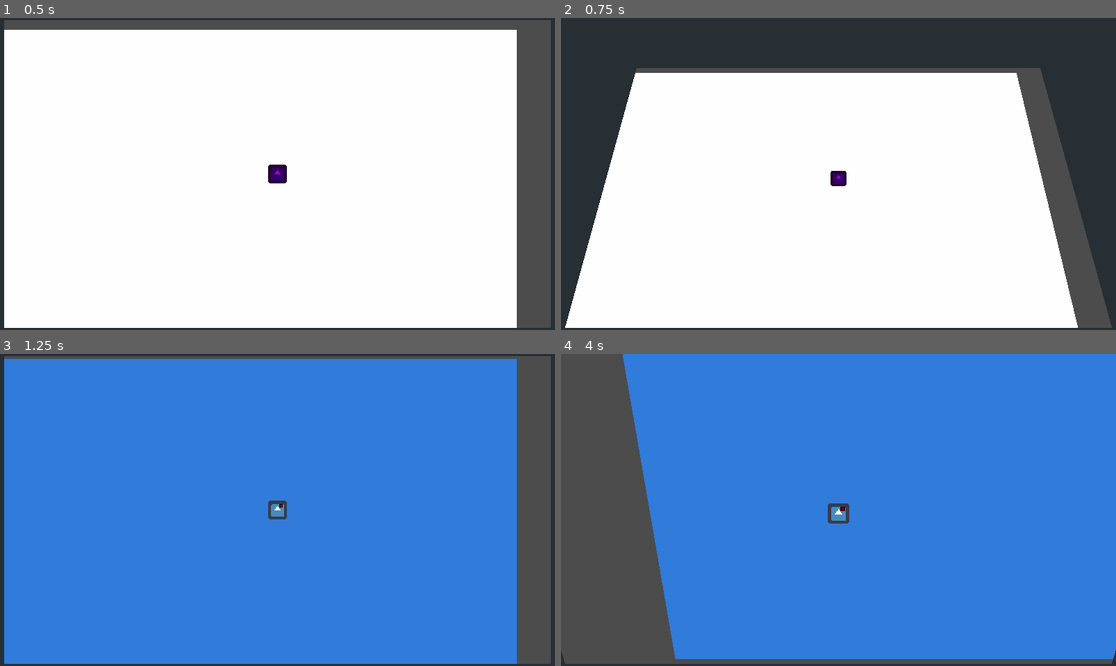
Above: before the commit, frames 1-4 (two rows, left to right).
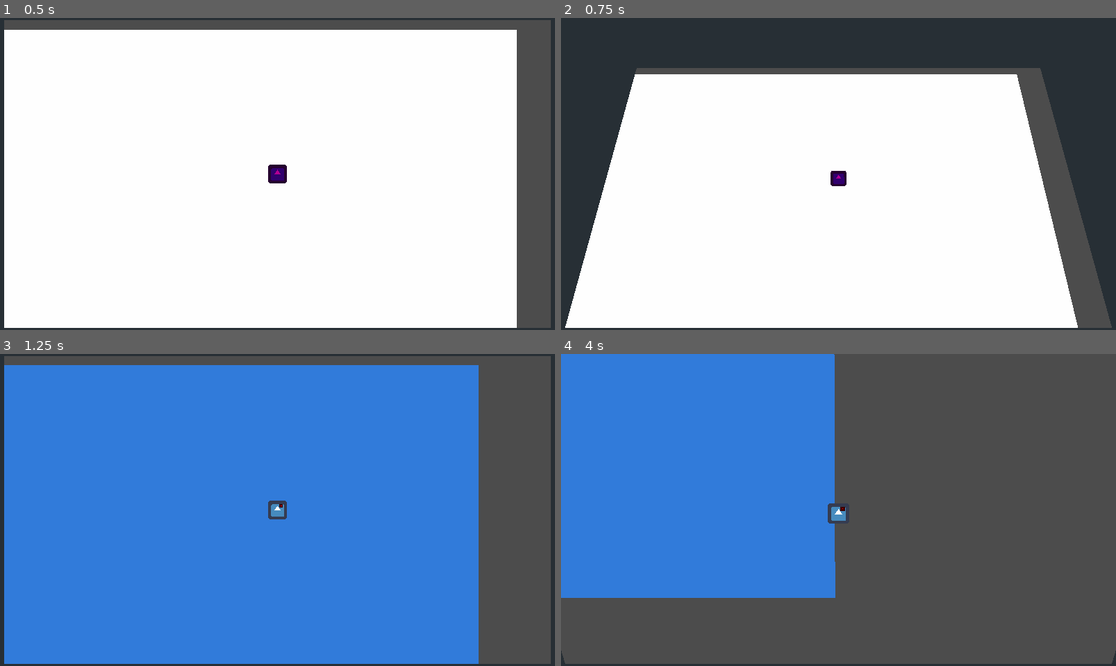
Above: after the commit, the same moments.

Repository: asheraryam/mortyverse
Game: Godot game, scene res://World.tscn
Two runs of this game, one before a commit and one after it. Both use one fixed random seed, a clock stepped at 60 frames per second and the inputs below. The engine's default icon, where the game draws it, is replaced by a stand-in: a white triangle on a blue panel in a dark square.
Inputs:
- Up to frame 1 (0.5 s): no input
- Up to frame 2 (0.75 s): tap Enter at 0.5 s; hold Right (move_right) from 0.53 s (still down); tap } (next_world) at 0.6 s
- Up to frame 3 (1.25 s): keep holding Right (move_right)
- Up to frame 4 (4 s): release Right (move_right) at 1.28 s; hold Left (move_left) 1.28-2.03 s; tap { (prev_world) at 1.35, 2.85 s; hold Right (move_right) 2.03-3.53 s; tap } (next_world) at 2.1, 3.6 s; hold Left (move_left) from 3.53 s (still down)

Frame 1 is identical in both runs. In frame 2, 0.3% of the frame differs, in the area x 13-83%, y 17-19%; in frame 3, 8.4%; in frame 4, 67%, in the area x 0-100%, y 0-98%.

Commit message:
Fixed player movement.

Diff:
--- a/Game Scenes/Normal Scene.gd
+++ b/Game Scenes/Normal Scene.gd
@@ -25,14 +25,9 @@
 
 	set_physics_process(true)
 
-	if get_node("AnimationPlayer"):
-		$AnimationPlayer.play("test_anim")
-
 	player_set_active()
 
 func set_inactive():
-	if get_node("AnimationPlayer"):
-		$AnimationPlayer.stop()
 	set_physics_process(false)
 
 
--- a/Game Scenes/Water Scene.tscn
+++ b/Game Scenes/Water Scene.tscn
@@ -1,24 +1,8 @@
-[gd_scene load_steps=6 format=2]
+[gd_scene load_steps=5 format=2]
 
 [ext_resource path="res://icon.png" type="Texture" id=1]
 [ext_resource path="res://Game Scenes/Normal Scene.gd" type="Script" id=2]
 [ext_resource path="res://Player/Water Player.gd" type="Script" id=3]
-
-[sub_resource type="Animation" id=2]
-resource_name = "test_anim"
-loop = true
-tracks/0/type = "value"
-tracks/0/path = NodePath("Player:position")
-tracks/0/interp = 1
-tracks/0/loop_wrap = true
-tracks/0/imported = false
-tracks/0/enabled = true
-tracks/0/keys = {
-"times": PoolRealArray( 0, 0.5, 1 ),
-"transitions": PoolRealArray( -2, -2, 1 ),
-"update": 0,
-"values": [ Vector2( 962.298, 501.242 ), Vector2( 267.043, 528.507 ), Vector2( 962.298, 501.242 ) ]
-}
 
 [sub_resource type="CapsuleShape2D" id=1]
 
@@ -37,9 +21,6 @@
 __meta__ = {
 "_edit_use_anchors_": false
 }
-
-[node name="AnimationPlayer" type="AnimationPlayer" parent="."]
-anims/test_anim = SubResource( 2 )
 
 [node name="Player" type="RigidBody2D" parent="." groups=[
 "player",
--- a/Player/Normal Player.gd
+++ b/Player/Normal Player.gd
@@ -14,15 +14,11 @@
 var accel_hor = 3000
 var deaccel_hor = 1500
 func _physics_process(delta):
-	velocity = linear_velocity
-
 	if abs(velocity.x) > 0:
 		var change = sign(velocity.x) * delta * deaccel_hor
 		if abs(change) > abs(velocity.x):
 			change = velocity.x
 		velocity.x = velocity.x - change
-
-
 
 func handle_move_right(delta):
 	print("Go right")
